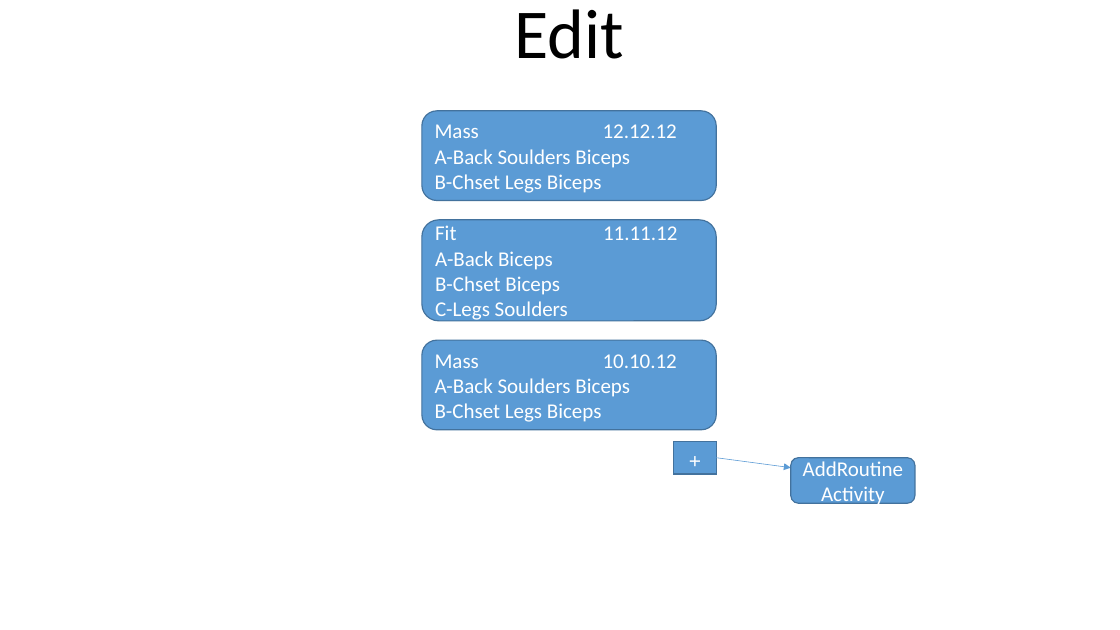
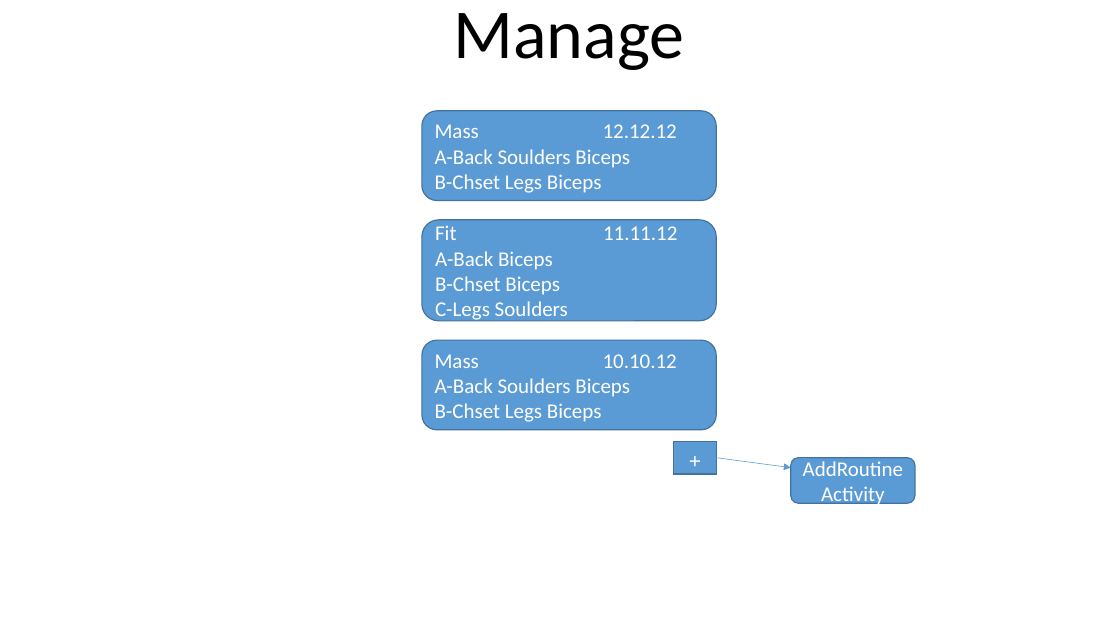
Before and after one commit to TamirMishali/TrainingManager, a slide deck: slide 6 of ClassArrangments.pptx. Drawn at 1120x630 pixels with LibreOffice and Linux fonts; fonts in the diff are those of the drawing. Boxes give left, top, right and bottom in pixels: in the first picture for what was removed or moved away, otherwise in the second. Text is boxed around its words. In the diff, an @@ line names an element or a change of style, - is before the commit and + after.

```diff
--- a/ClassArrangments.pptx
+++ b/ClassArrangments.pptx
@@ title at (x1=454, y1=13, x2=685, y2=70): text changed @@
-Edit
+Manage
```
Also in this commit, not shown: 1 other slide changed, 2 slides added, 18 other files.
